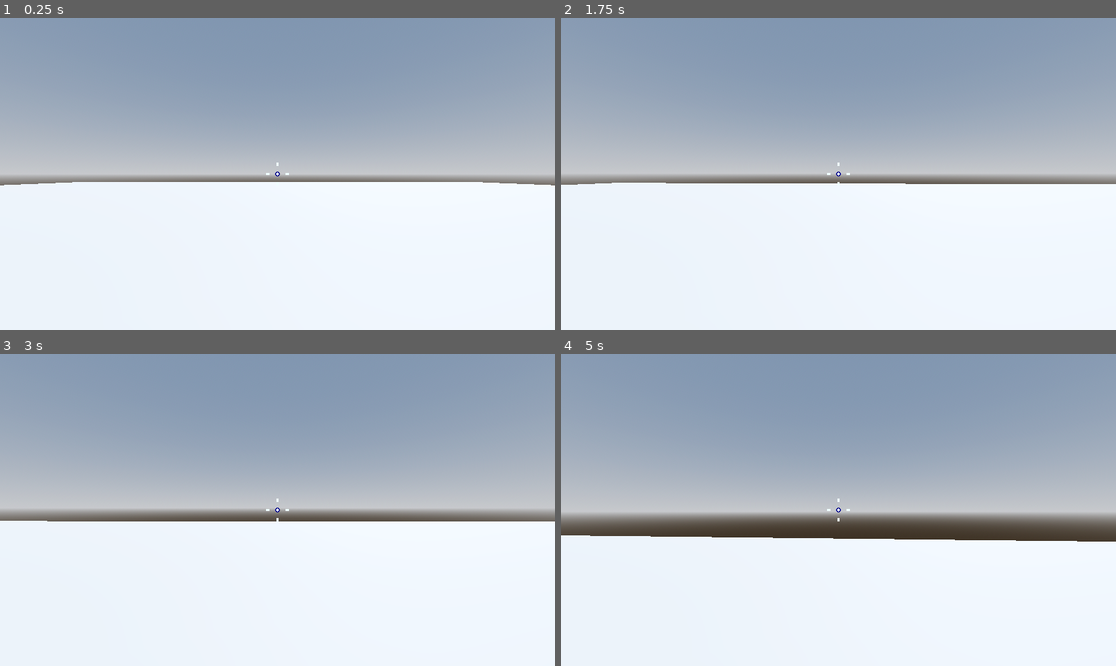
Above: before the commit, frames 1-4 (two rows, left to right).
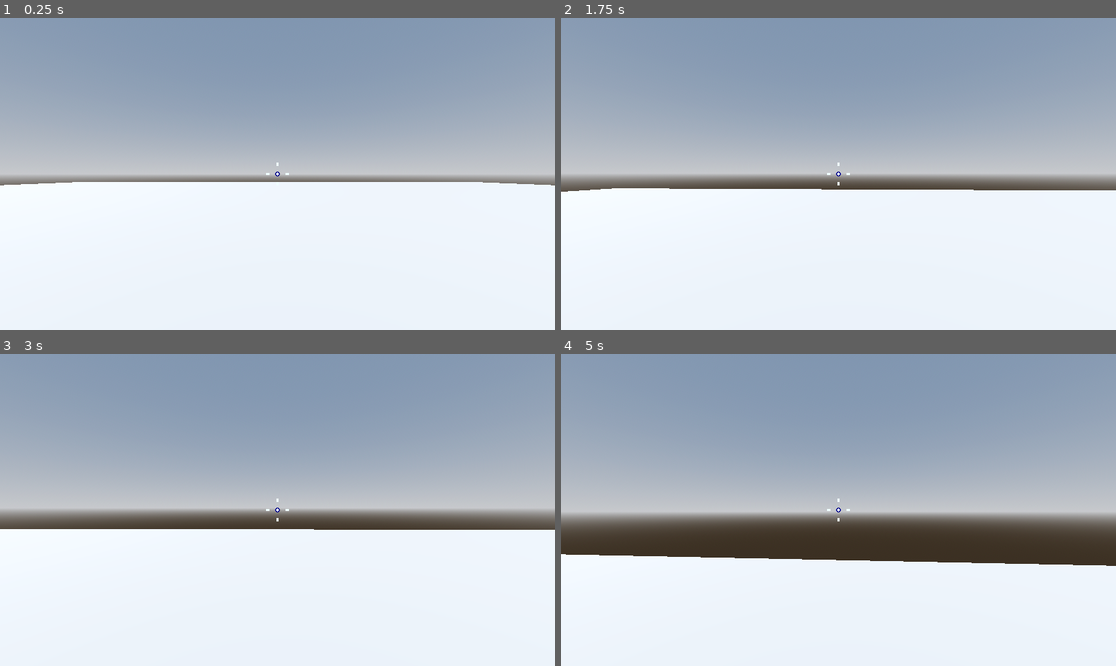
Above: after the commit, the same moments.

Repository: huangwei4478/godot-3d-exercises
Game: Godot game, scene res://Levels/Sandbox.tscn
Two runs of this game, one before a commit and one after it. Both use one fixed random seed, a clock stepped at 60 frames per second and the inputs below.
Inputs (mouse positions are in pixels of both pictures, inside the frame that each line leads up to):
- Up to frame 1 (0.25 s): no input
- Up to frame 2 (1.75 s): tap Enter at 0.5 s; move the mouse to (866, 174) at 0.52 s; hold W (move_forward) from 0.53 s (still down); tap Space (jump, bound only after the commit) at 0.6, 0.77, 1.07, 1.25, 1.35, 1.52 s; move the mouse to (810, 174) at 1.27 s
- Up to frame 3 (3 s): keep holding W (move_forward); tap Space (jump, bound only after the commit) at 1.82, 2.1, 2.75, 2.85 s; tap Enter at 2 s; move the mouse to (288, 503) at 2.02 s; move the mouse to (271, 516) at 2.77 s
- Up to frame 4 (5 s): keep holding W (move_forward); tap Space (jump, bound only after the commit) at 3.02, 3.32, 3.6, 3.77, 4.07, 4.35, 4.52, 4.82 s; move the mouse to (877, 513) at 3.52 s; tap Enter at 4.25 s; move the mouse to (794, 506) at 4.27 s

The runs differ from the first frame. In frame 2, 1.9% of the frame differs, in the area x 0-100%, y 52-56%; in frame 3, 2.6%; in frame 4, 6.9%, in the area x 0-100%, y 58-68%.

Commit message:
[add] Advanced Jumping

Diff:
--- a/RoboRampage/Levels/Sandbox.tscn
+++ b/RoboRampage/Levels/Sandbox.tscn
@@ -15,6 +15,15 @@
 tonemap_mode = 2
 glow_enabled = true
 
+[sub_resource type="StandardMaterial3D" id="StandardMaterial3D_3p77n"]
+albedo_color = Color(0.572549, 0.572549, 0.572549, 1)
+
+[sub_resource type="StandardMaterial3D" id="StandardMaterial3D_kp7rk"]
+albedo_color = Color(0.611765, 0.345098, 0, 1)
+
+[sub_resource type="StandardMaterial3D" id="StandardMaterial3D_ht8we"]
+albedo_color = Color(0.862745, 0.443137, 0, 1)
+
 [node name="Sandbox" type="Node3D"]
 
 [node name="WorldEnvironment" type="WorldEnvironment" parent="."]
@@ -26,8 +35,22 @@
 
 [node name="Floor" type="CSGBox3D" parent="."]
 transform = Transform3D(1, 0, 0, 0, 1, 0, 0, 0, 1, 0, -0.5, 0)
+material_override = SubResource("StandardMaterial3D_3p77n")
 use_collision = true
 size = Vector3(64, 1, 64)
 
 [node name="Player" parent="." instance=ExtResource("1_pgxar")]
 transform = Transform3D(1, 0, 0, 0, 1, 0, 0, 0, 1, 0, 1.23723, 0)
+
+[node name="Platform" type="Node3D" parent="."]
+
+[node name="CSGBox3D2" type="CSGBox3D" parent="Platform"]
+transform = Transform3D(1.4052, 0, 0, 0, 1, 0, 0, 0, 1.91852, -1.227, 1.5, 3.36438)
+use_collision = true
+material = SubResource("StandardMaterial3D_kp7rk")
+
+[node name="CSGBox3D" type="CSGBox3D" parent="Platform"]
+transform = Transform3D(1, 0, 0, 0, 1, 0, 0, 0, 1, 0.007, 0.5, 4.432)
+material_override = SubResource("StandardMaterial3D_ht8we")
+use_collision = true
+size = Vector3(4, 1, 4)
--- a/RoboRampage/Player/player.gd
+++ b/RoboRampage/Player/player.gd
@@ -2,7 +2,9 @@
 
 
 const SPEED = 5.0
-const JUMP_VELOCITY = 4.5
+
+@export var jump_height: float = 1.0		# 1 meter in the air
+@export var fall_multipler: float = 2.0		# fall faster while in the air
 
 # Get the gravity from the project settings to be synced with RigidBody nodes.
 var gravity = ProjectSettings.get_setting("physics/3d/default_gravity")
@@ -19,11 +21,14 @@
 
 	# Add the gravity.
 	if not is_on_floor():
-		velocity.y -= gravity * delta
+		if velocity.y >= 0:
+			velocity.y -= gravity * delta
+		else:
+			velocity.y -= gravity * delta * fall_multipler
 
 	# Handle Jump.
 	if Input.is_action_just_pressed("jump") and is_on_floor():
-		velocity.y = JUMP_VELOCITY
+		velocity.y = sqrt(jump_height * 2.0 * gravity)
 
 	# Get the input direction and handle the movement/deceleration.
 	# As good practice, you should replace UI actions with custom gameplay actions.
--- a/RoboRampage/project.godot
+++ b/RoboRampage/project.godot
@@ -37,3 +37,8 @@
 "events": [Object(InputEventKey,"resource_local_to_scene":false,"resource_name":"","device":-1,"window_id":0,"alt_pressed":false,"shift_pressed":false,"ctrl_pressed":false,"meta_pressed":false,"pressed":false,"keycode":0,"physical_keycode":83,"key_label":0,"unicode":115,"echo":false,"script":null)
 ]
 }
+jump={
+"deadzone": 0.5,
+"events": [Object(InputEventKey,"resource_local_to_scene":false,"resource_name":"","device":-1,"window_id":0,"alt_pressed":false,"shift_pressed":false,"ctrl_pressed":false,"meta_pressed":false,"pressed":false,"keycode":0,"physical_keycode":32,"key_label":0,"unicode":32,"echo":false,"script":null)
+]
+}
Not shown: 1 places in RoboRampage/Levels/Sandbox.tscn that only renumber resources
